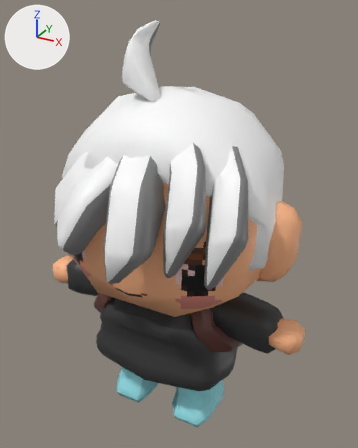
Before and after pictures for a commit that changed the glTF model Content/Models/player.glb.
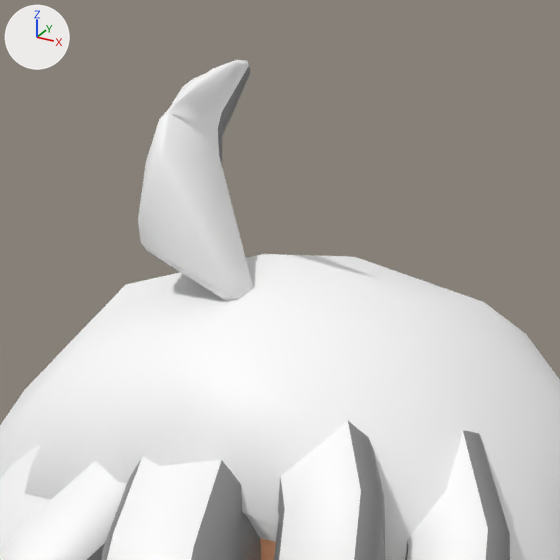
Each version is shown whole from a 50 mm lens placed at (2.59, -4.28, 4.49), pointed at (0.14, 0.18, 2.26), then close up on the part from 21% to 74% of the width and 0% to 42% of the height. Every picture has the same lights, and +X, +Y and +Z are marked at upper left. Vertices at the same position are counted once.

Objects in the first close-up: 'Cube.010', 'Cube.015', 'HairBangs2', 'HairBangs3', 'HairBangs4', 'HairCowlick', 'HairScalp'.
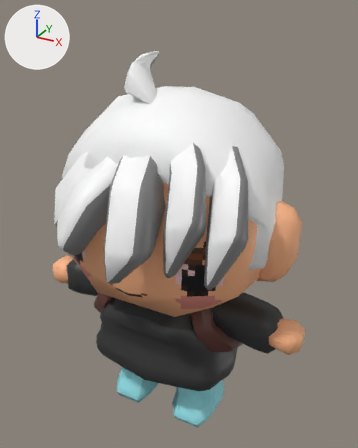
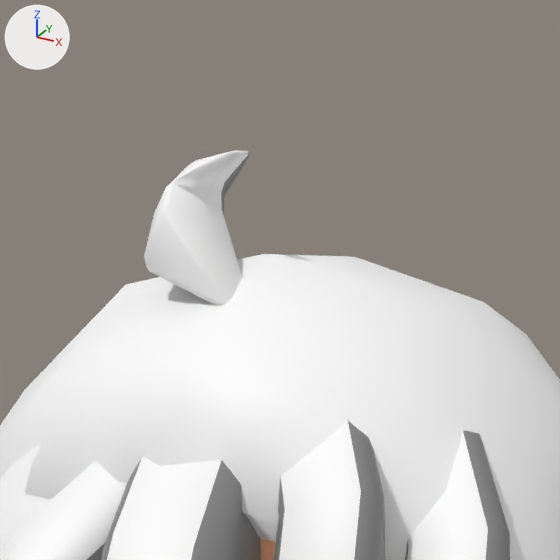
Where the change shows, as pixel boxes (x1, y1, x2, y2) in the close-ups (560 x 560 px):
'HairCowlick', reshaped (9% narrower, 36% shorter)
    before: (138, 60, 253, 301)
    after: (144, 150, 249, 305)

The change, as a diff of the scene's bpy script:
```diff
--- a/Content/Models/player.glb.py
+++ b/Content/Models/player.glb.py
@@ me_cube_009 @@
 # used by ob_haircowlick; location = (0.124, 0.0, 0.0)
-me_cube_009.from_pydata(...)  # 48 vertices, 92 faces; spans x -0.382..0.037, y -0.299..0.012, z 3.659..4.373
+me_cube_009.from_pydata(...)  # 48 vertices, 92 faces; spans x -0.36..0.016, y -0.3..0.012, z 3.64..4.108
+# me_cube_009 part 1: 48 of 48 vertices moved; they spanned x -0.382..0.037, y -0.299..0.012, z 3.659..4.373 and now span x -0.36..0.016, y -0.3..0.012, z 3.64..4.108; mean shift (0.001, 0.0, -0.145); largest move (-0.08, -0.098, 4.373) -> (-0.089, -0.106, 4.108)
 me_cube_009.materials.append(mat_hair)
```
